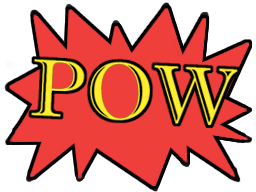
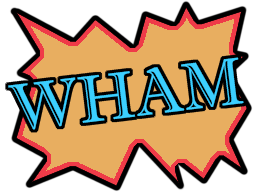
Layers edited between the first and the second w=256, h=192 image:
moved "POWW" into group "Pow" over <box>31,59,238,126</box>
moved "Layer 3" into group "Pow", painted on it over <box>28,56,241,129</box>
moved "Layer 1" into group "Pow" over <box>9,8,250,186</box>
moved "Layer 2" into group "Pow" over <box>4,2,253,192</box>
added group "Wham" with 5 layers above "Background" over <box>5,0,253,192</box>
added layer "WHAM" in group "Wham" over <box>8,57,244,130</box>
added layer "Layer 10" in group "Wham" over <box>5,54,247,133</box>
added layer "Layer 11" in group "Wham" over <box>22,18,241,179</box>
added layer "Layer 9" in group "Wham" over <box>16,7,247,186</box>
added layer "Layer 8" in group "Wham" over <box>9,0,253,192</box>
